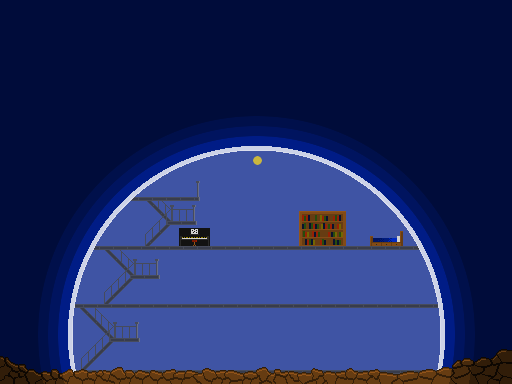
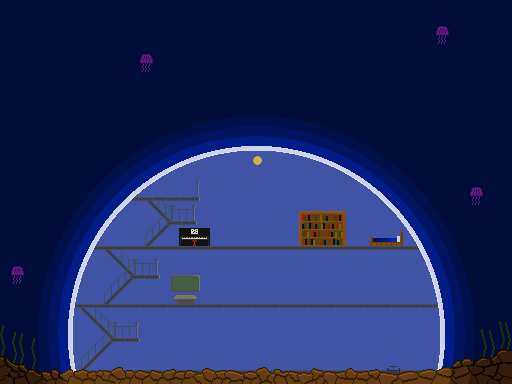
Layered file, before and after one edit (512x384). Changes by layer:
added layer "jellyfish" above "water_floor" over [11,26,483,284]
painted on "seaweed" over [0,321,511,369]
renamed "coursive" to "floor", painted on it over [171,275,400,374]
added layer "computer" above "dome" over [171,275,200,304]
